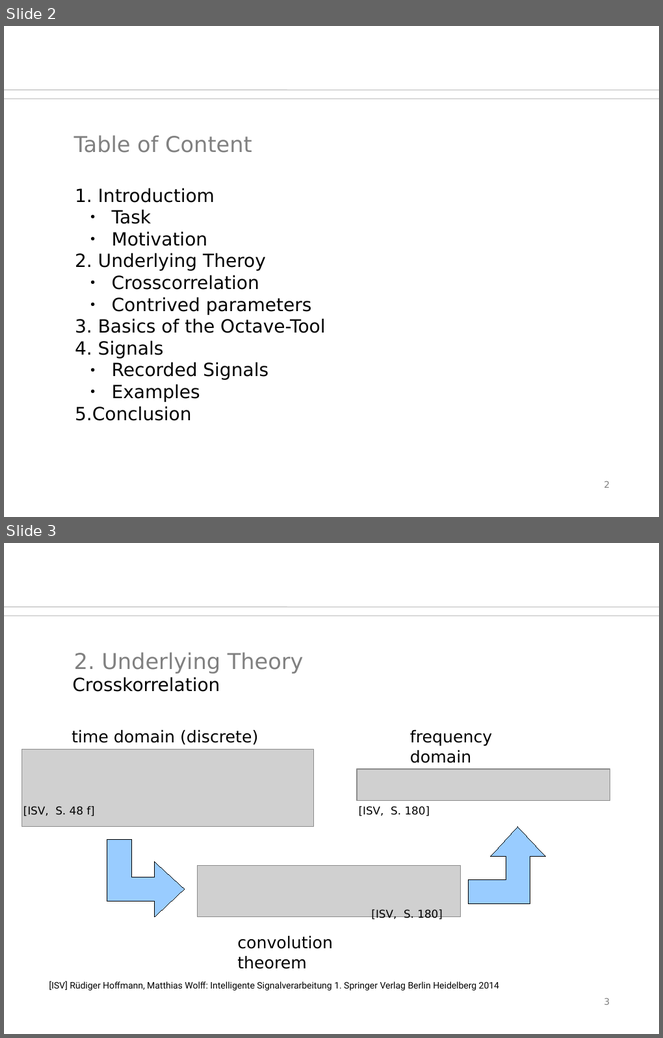
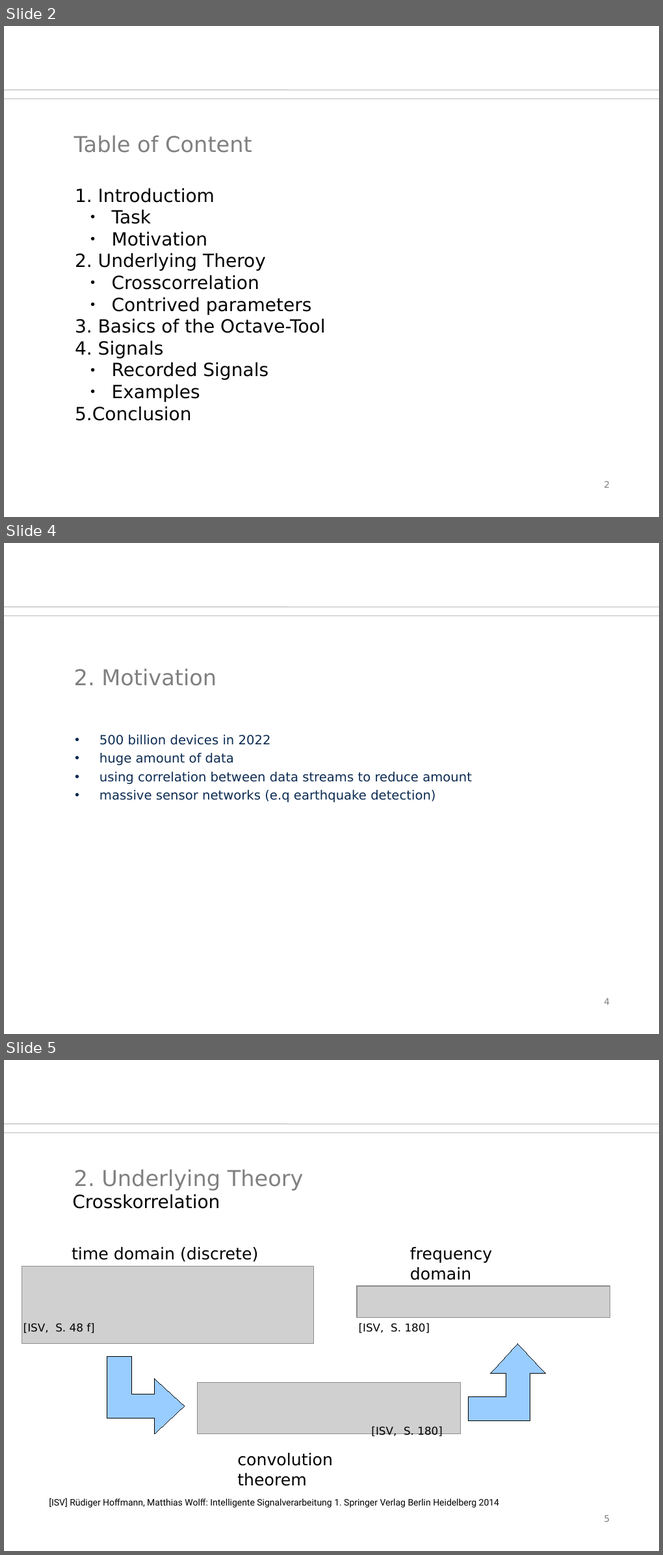
Before and after one commit to orgarten/Hauptseminar, a slide deck: Präsentation/btwf.odp. Shown one above the other, each under a label of ours: slides 2 and 3 before the commit, slides 2, 4 and 5 after it; the slides between them are not shown. The pictures are 663x1038 and 663x1555 pixels, drawn with LibreOffice and Linux fonts; fonts in the diff are those of the drawing; grey boxes stand for pictures; background and template pictures are left out. Boxes give left, top, right and bottom in pixels: in the first picture for what was removed or moved away, otherwise in the second. Text is boxed around its words. In the diff, an @@ line names an element or a change of style, - is before the commit and + after.

```diff
--- a/Präsentation/btwf.odp
+++ b/Präsentation/btwf.odp
@@ slide 4 added at <box>4,543,659,1034</box>, background #FFFFFF; not listed: 2 template elements that a slide beside it also shows @@
@@ title added at <box>74,668,217,686</box>, 24 pt, text #808080 @@
+2. Motivation
@@ text added at <box>100,735,472,802</box>, 14 pt, text #0B2A51 @@
+• 500 billion devices in 2022
+• huge amount of data
+• using correlation between data streams to reduce amount
+• massive sensor networks (e.q earthquake detection)
@@ page number added at <box>604,999,610,1005</box>, 10 pt, text #808080 @@
+4
@@ what was slide 3 is now slide 5 @@
@@ page number at <box>604,1516,610,1522</box>: text changed @@
-3
+5
```
Also in this commit, not shown: 1 slide changed, 2 other slides added, 2 other files.
